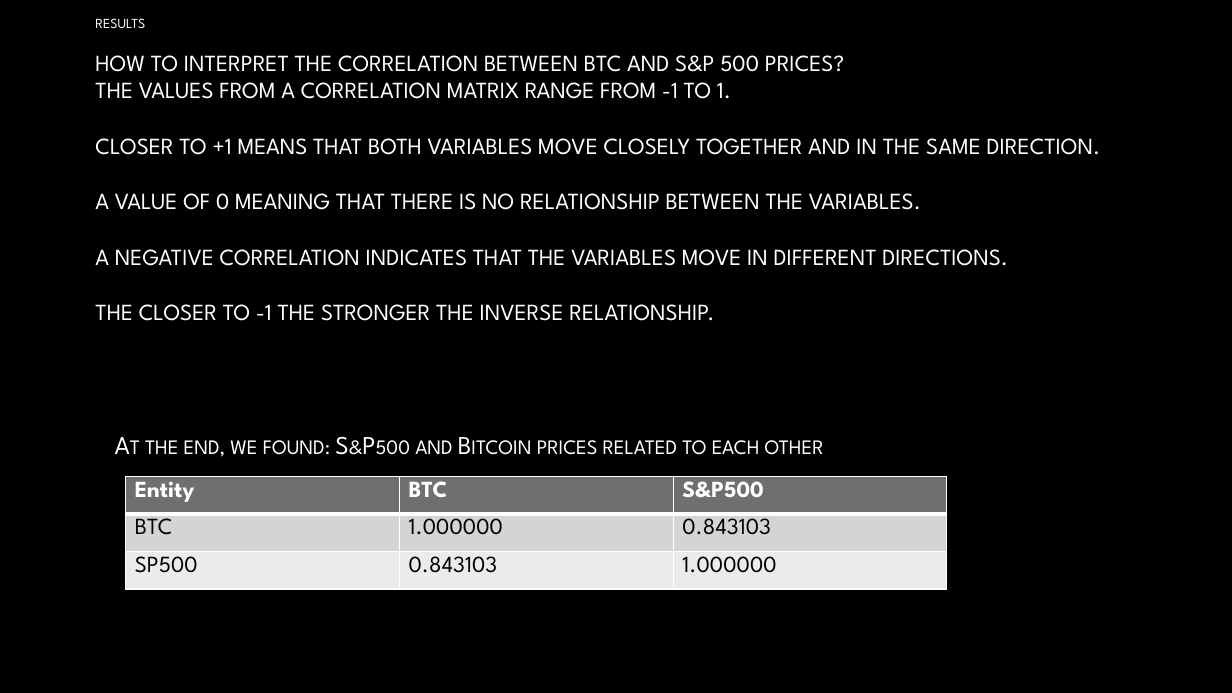
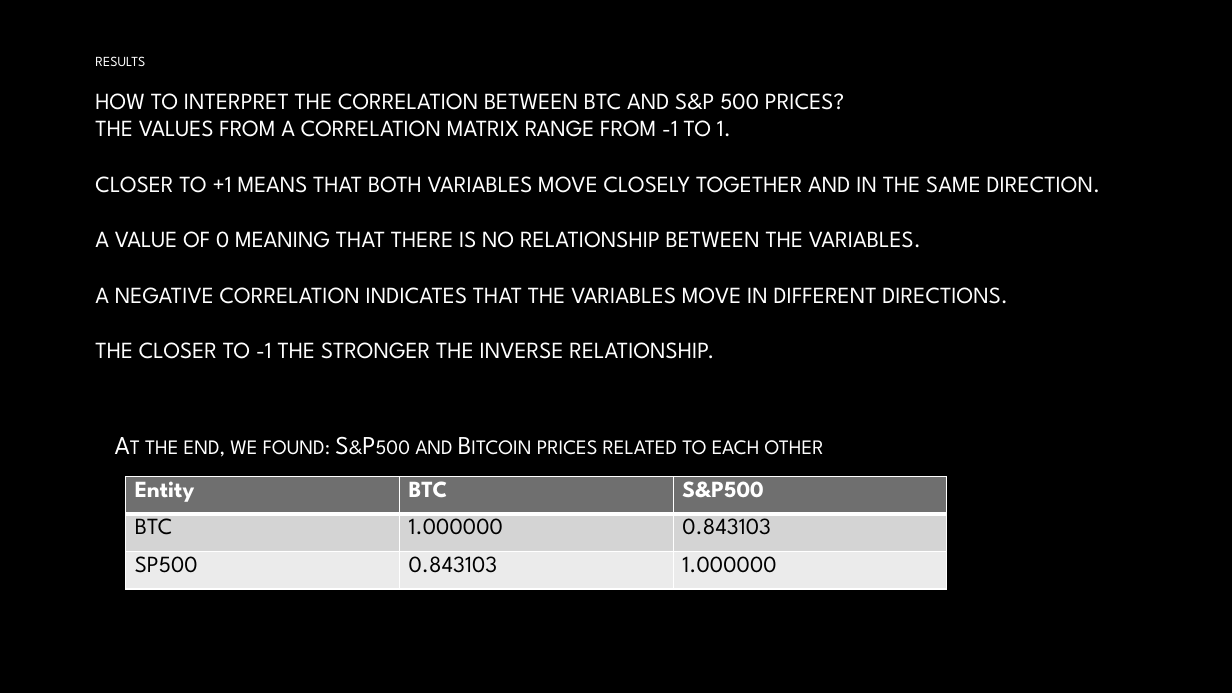
Before and after one commit to TJustin602/boot-camp-project1, a slide deck: slide 6 of Presentation1.pptx. Drawn at 1232x693 pixels with LibreOffice and Linux fonts; fonts in the diff are those of the drawing; background and template pictures are left out. Boxes give left, top, right and bottom in pixels: in the first picture for what was removed or moved away, otherwise in the second. Text is boxed around its words. In the diff, an @@ line names an element or a change of style, - is before the commit and + after.

```diff
--- a/Presentation1.pptx
+++ b/Presentation1.pptx
@@ title "RESULTS HOW TO INTERPRET THE ...": place and size @@
-title "RESULTS HOW TO INTERPRET THE ..." at [95, 18, 1101, 321]
+title "RESULTS HOW TO INTERPRET THE ..." at [95, 56, 1101, 359]
```
Also in this commit, not shown: 1 other slide changed, 1 other file.
